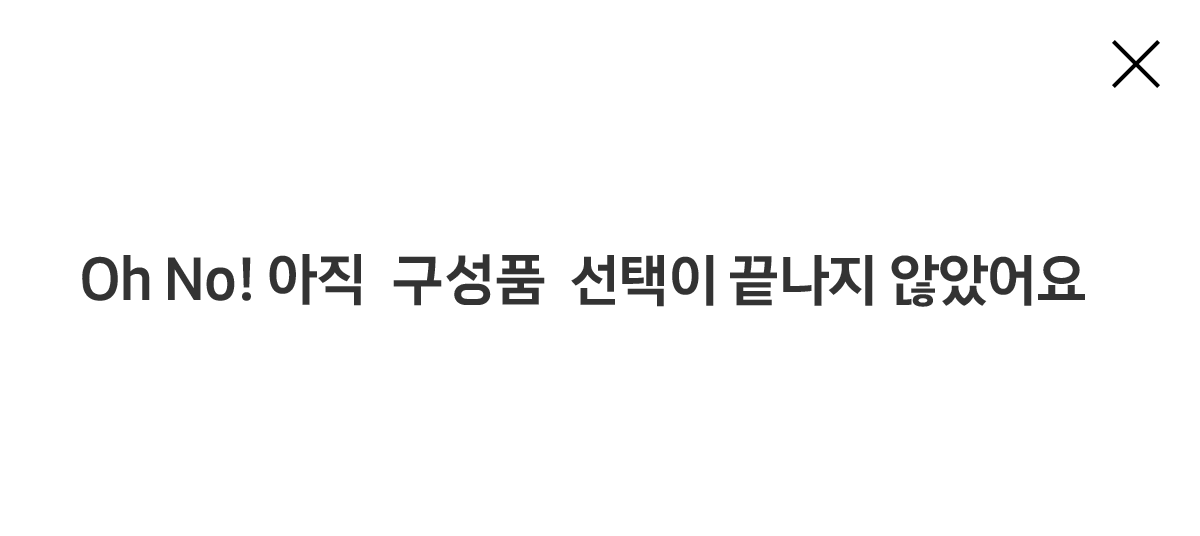
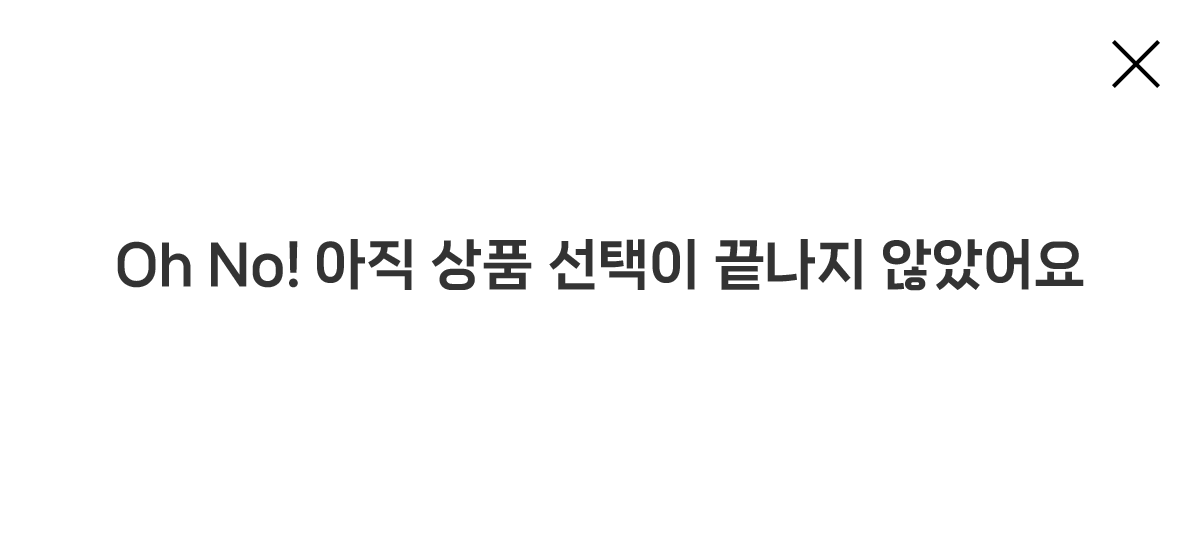
Layers edited between the first and the second 1200 × 536 image:
renamed "구성품" to "Oh No! 아직 상품 선택이 끝나지 않았어요", painted on it over [117,239,1084,306]
painted on "레이어 1" over [82,239,1085,307]
